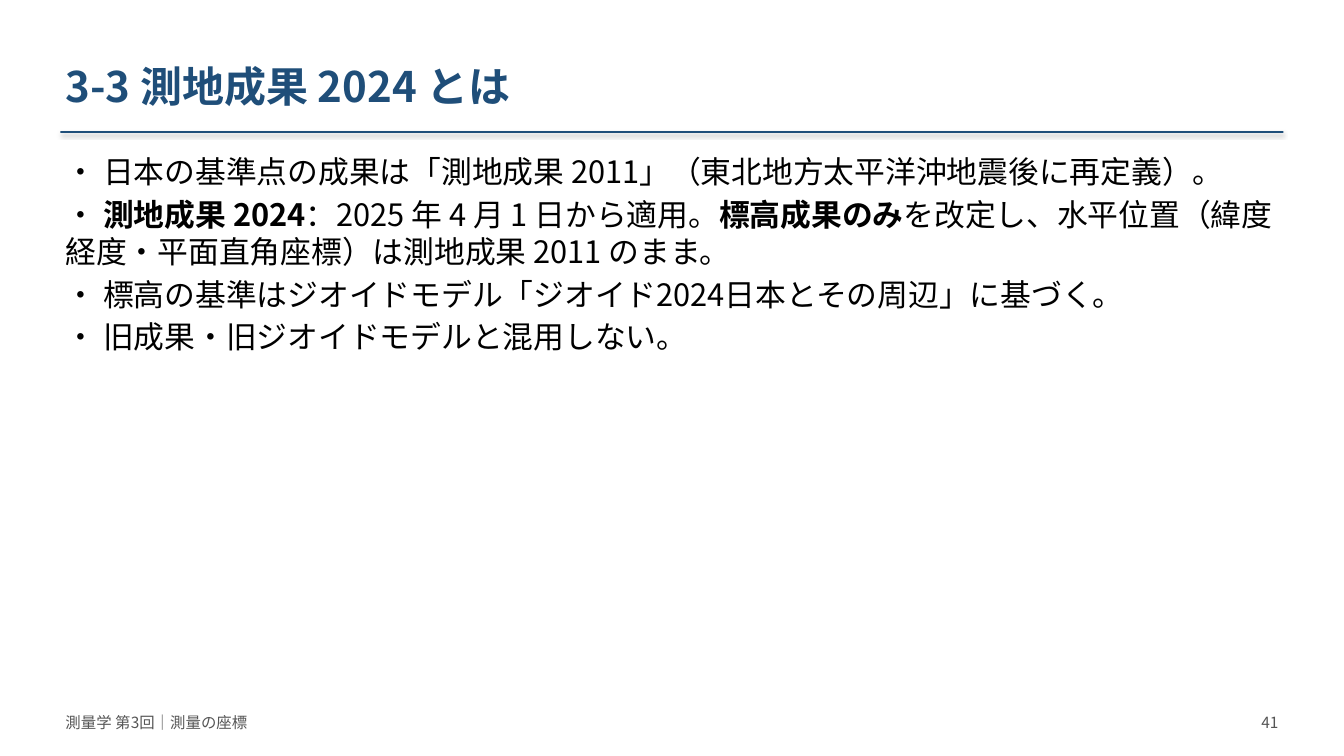
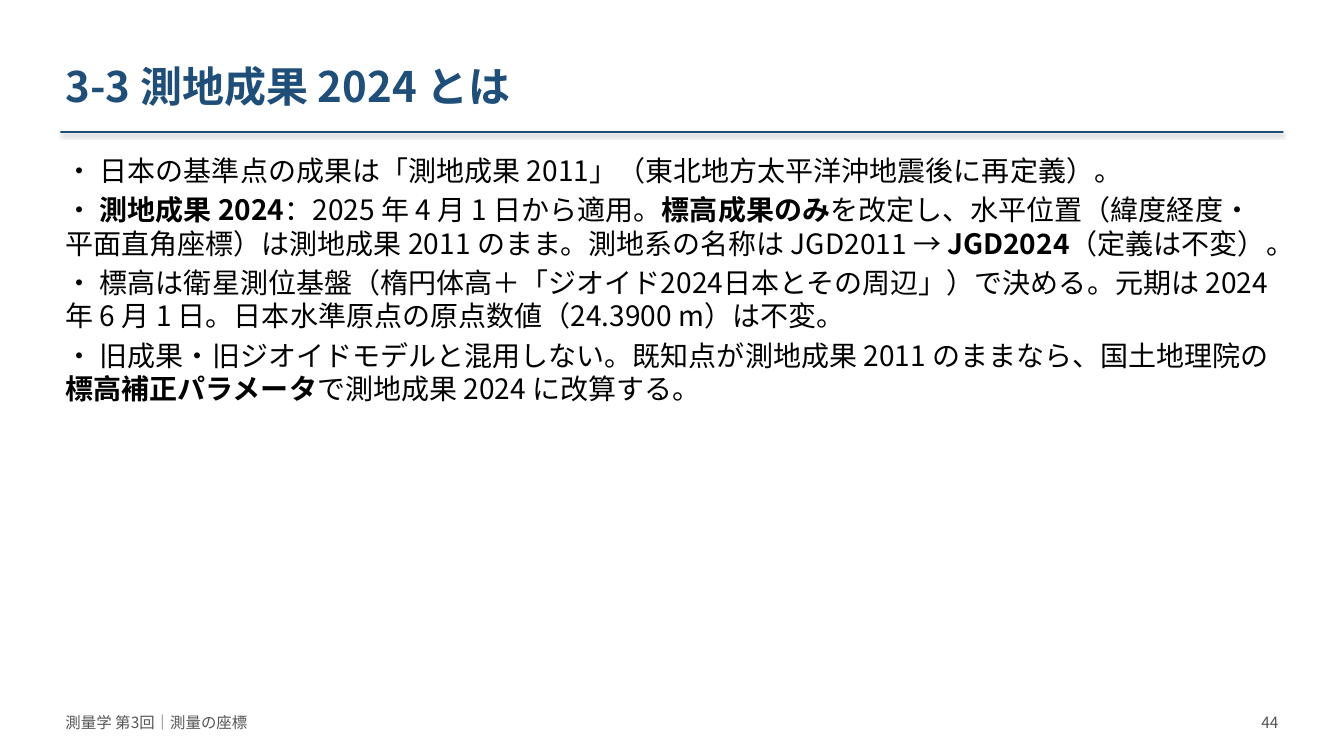
Before and after one commit to NN3210/Lecture, a slide deck: slide 44 of Surveying/materials/slides/第03回_測量の座標/slides.pptx (slide 41 before the commit). Drawn at 1344x756 pixels with LibreOffice and Linux fonts; fonts in the diff are those of the drawing. Boxes give left, top, right and bottom in pixels: in the first picture for what was removed or moved away, otherwise in the second. Text is boxed around its words. In the diff, an @@ line names an element or a change of style, - is before the commit and + after.

```diff
--- a/Surveying/materials/slides/第03回_測量の座標/slides.pptx
+++ b/Surveying/materials/slides/第03回_測量の座標/slides.pptx
@@ text at [100, 157, 1122, 184]: size 22 to 20 pt in "• 日本の基準点の成果は「測地成果 2011」（東北地方太平洋沖地震後に再定義）。" @@
@@ text at [65, 196, 1294, 402]: text changed; size 22 to 20 pt @@
-• 測地成果 2024：2025 年 4 月 1 日から適用。標高成果のみを改定し、水平位置（緯度経度・平面直角座標）は測地成果 2011 のまま。
-• 標高の基準はジオイドモデル「ジオイド2024日本とその周辺」に基づく。
-• 旧成果・旧ジオイドモデルと混用しない。
+• 測地成果 2024：2025 年 4 月 1 日から適用。標高成果のみを改定し、水平位置（緯度経度・平面直角座標）は測地成果 2011 のまま。測地系の名称は JGD2011 → JGD2024（定義は不変）。
+• 標高は衛星測位基盤（楕円体高＋「ジオイド2024日本とその周辺」）で決める。元期は 2024 年 6 月 1 日。日本水準原点の原点数値（24.3900 m）は不変。
+• 旧成果・旧ジオイドモデルと混用しない。既知点が測地成果 2011 のままなら、国土地理院の標高補正パラメータで測地成果 2024 に改算する。
@@ text at [1261, 716, 1278, 728]: text changed @@
-41
+44
```
Also in this commit, not shown: 60 other slides changed, 6 slides added, 5 other files.
